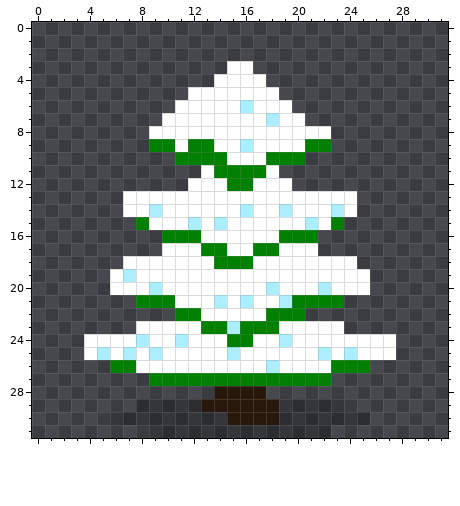
One commit to this pixel-art sprite: data/img/sprites/tree.png. The picture above was drawn from the file before the commit.
The file is 32x32 pixels.
And afterwards:
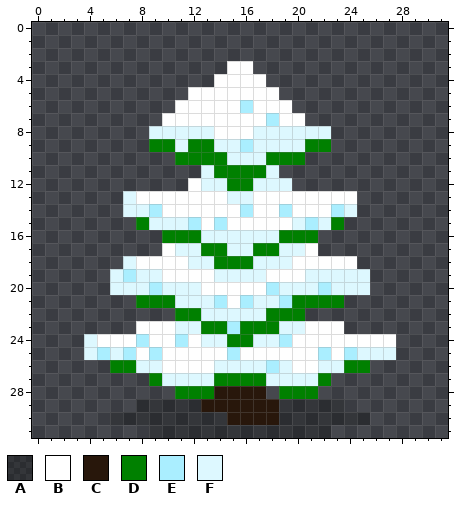
Palette (. is transparent): A #00000040  B #ffffff  C #28170b  D #008000  E #aaeeff  F #ddf8ff
Log entry: Slightly prettier tree
Changes in this commit:
y 8: x 9..13 BBBBB -> FFFFF; x 17..22 BBBBBB -> FFFFFF
y 9: x 11 B -> F; x 14..15 BB -> FF; x 17..20 BBBB -> FFFF
y 10: x 15..17 BBB -> FFF
y 11: x 13 B -> F; x 18 B -> F
y 12: x 13..14 BB -> FF; x 17..19 BBB -> FFF
y 13: x 7 B -> F; x 15..16 BB -> FF
y 14: x 7..8 BB -> FF; x 24 B -> F
y 15: x 9..11 BBB -> FFF; x 20 B -> F; x 22 B -> F
y 16: x 13..18 BBBBBB -> FFFFFF
y 17: x 11..12 BB -> FF; x 15..16 BB -> FF; x 19..20 BB -> FF
y 18: x 7 B -> F; x 12..13 BB -> FF; x 17..19 BBB -> FFF
y 19: x 6 B -> F; x 8..9 BB -> FF; x 14..17 BBBB -> FFFF; x 21..25 BBBBB -> FFFFF
y 20: x 6..8 BBB -> FFF; x 10..12 BBB -> FFF; x 19..21 BBB -> FFF; x 23..25 BBB -> FFF
y 21: x 11..13 BBB -> FFF; x 17..18 BB -> FF
y 22: x 13..17 BBBBB -> FFFFF
y 23: x 11..12 BB -> FF; x 19..20 BB -> FF
y 24: x 4 B -> F; x 13..14 BB -> FF; x 17..18 BB -> FF
y 25: x 4 B -> F; x 6 B -> F; x 25..27 BBB -> FFF
y 26: x 8..9 BB -> FF; x 14..17 BBBB -> FFFF; x 19 B -> F; x 22..23 BD -> FF
y 27: x 10..13 DDDD -> FFFF; x 18..21 DDDD -> FFFF
y 28: x 11..13 ... -> DDD; x 19..21 ... -> DDD
Where, in picture pixels (left, top, right, bottom), the same in both pictures:
changed: (84, 126, 396, 399)
